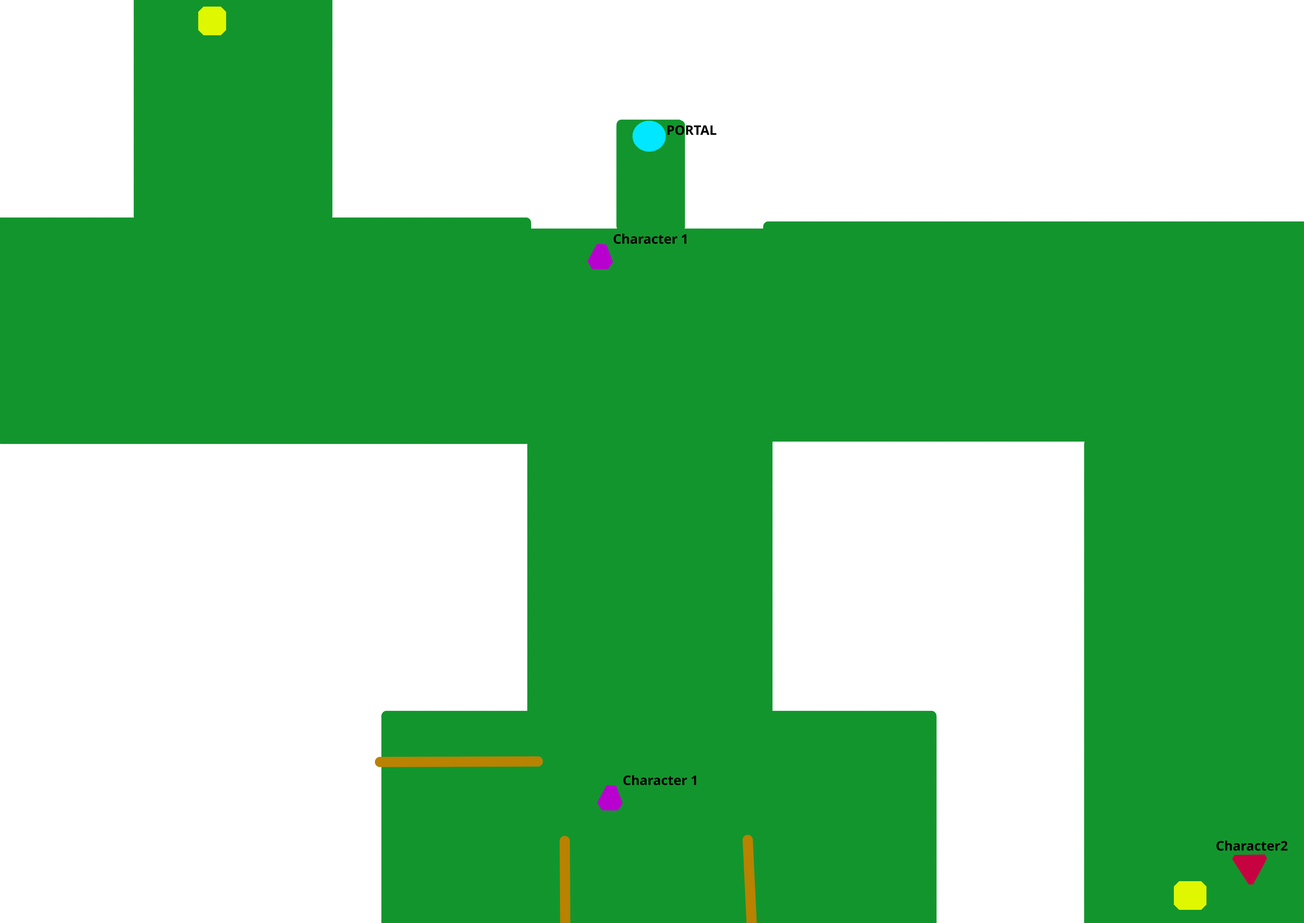
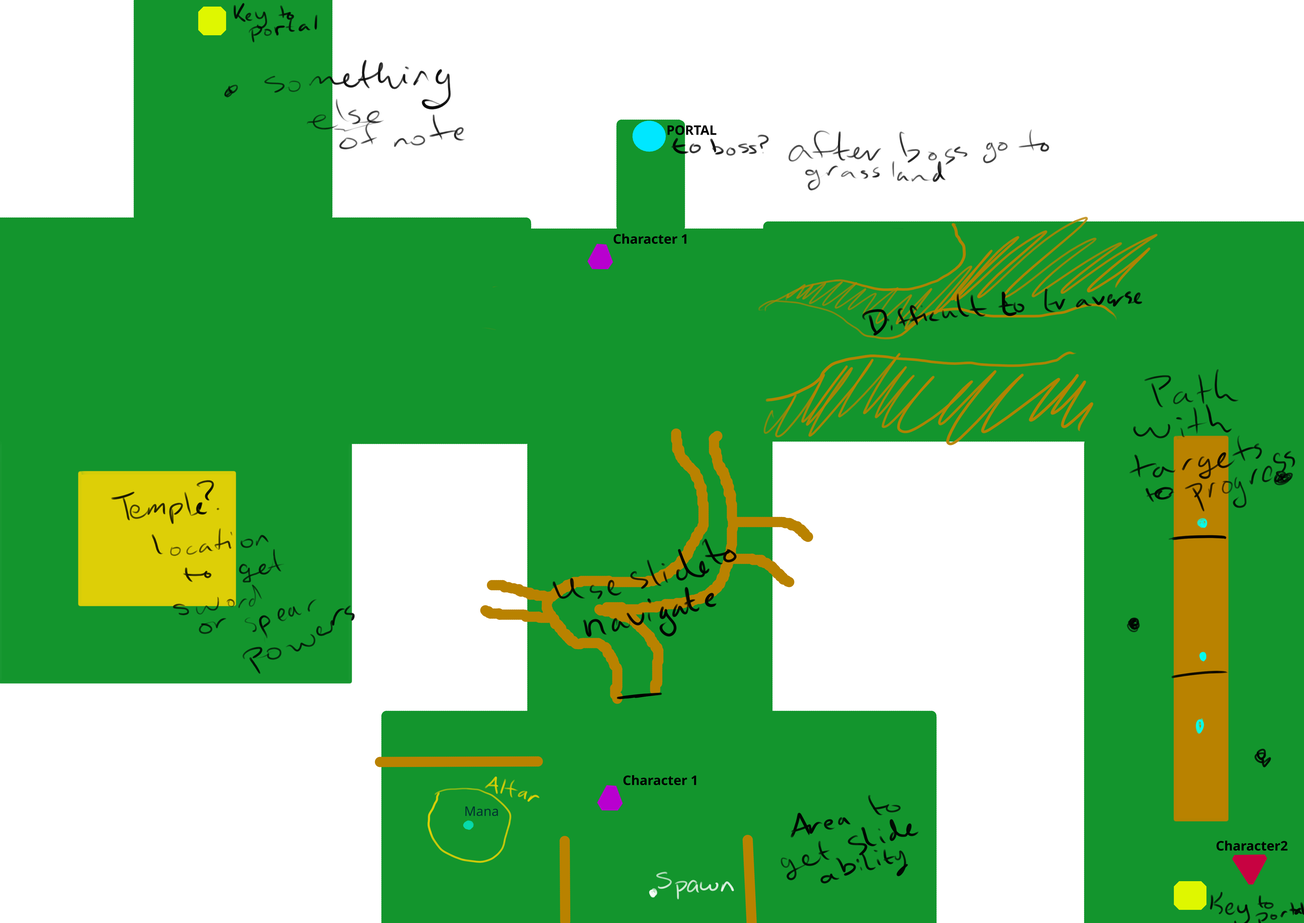
Layer changes from the first w=1304, h=923 image to the second:
added layer "Paint Layer 3" above "Paint Layer 2" over (x1=538, y1=521, x2=741, y2=640)
added layer "Paint Layer 2" above "Paint Layer 1" over (x1=218, y1=2, x2=1304, y2=923)
painted on "Paint Layer 1" over (x1=0, y1=2, x2=1304, y2=923)
